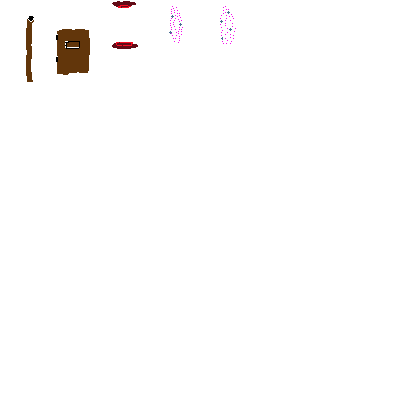
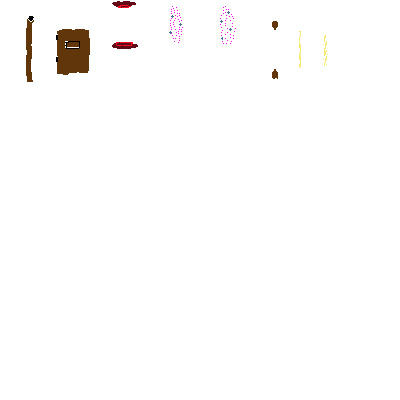
Two versions of the same layered image (400x400). Layer-by-layer changes:
painted on "monster-details" over [272, 21, 328, 79]
